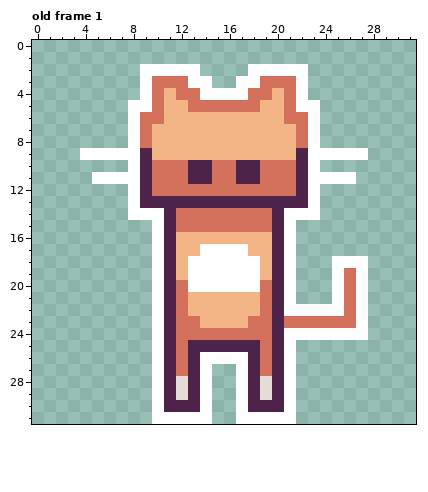
Pixel-art file, stored at public/assets/Sprites/Player/Player.aseprite. This is how it looked before the edit.
32x32 pixels, 9 frames. Shown: old frame 1. The commit also changed other frames, which this record leaves out.
After the commit:
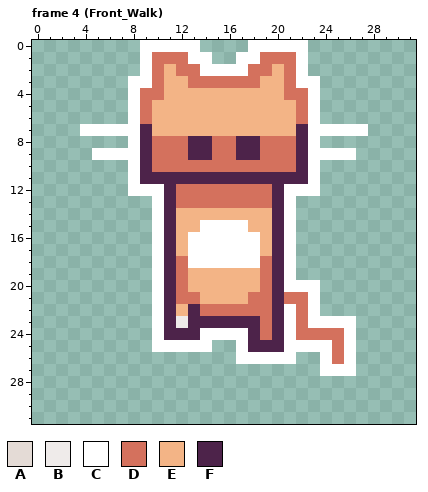
Palette (. is transparent): A #e4dbd6  B #efebea  C #ffffff  D #d4715d  E #f3b486  F #4d234a
A new or re-ordered frame is compared with the old frame closest to it.
What changed:
frames 9 -> 14
Changed rows in their new state; - is an unchanged pixel.
Frame 4 (Front_Walk) is new; against old frame 1:
first column x 4:
 0 -----CCCCC----CCCCC-----
 1 -----CDDDCC--CCDDDC-----
 2 ------DEDDCCCCDDED------
 3 ----C--EEDDDDDDEE--C----
 4 ----CD--EEEEEEEE--DC----
 5 -----DE--EEEEEE--ED-----
 6 ------E----------E------
 7 CCCC-F------------F-CCCC
 8 -----FDDDFFDDFFDDDF-----
 9 .-----DDDFFDDFFDDD-----.
10 ---------DD--DD---------
11 -...--FFF--FF--FFF--...-
12 -----CCF--------FCC-----
13 ----..C-DDDDDDDD-C..----
14 ----..--EEEEEEEE--..----
15 --------EECCCCEE--------
16 ---------CCCCCC---------
17 ---------C----C---------
18 --------D------D-----...
19 --------DEEEEEED-----...
20 ---------EEEEEE---CC-...
21 ---------D----D--DDC-...
22 --------EFDDDDD---D-....
23 --------BFFFFFF--C-CCCC.
24 --------FFCCCCF---DDDD-.
25 -------CCCC..C-F--CCCDC-
26 ------.......-CCC---CDC-
27 ------.....--.....--CCC-
28 ------.....--.....------
29 ------.....--.....------
30 ------.....--.....------
31 ------.....--.....------
Boxes around the changes in both pictures, in picture pixels (x1, y1, x2, y2):
changed: (80, 40, 368, 424)
